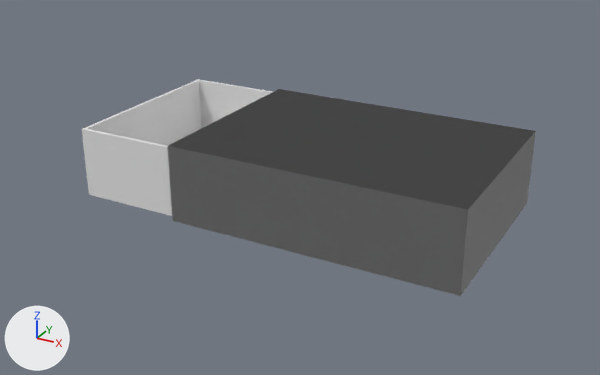
The glTF model models/MatchBox.glb as it was, and as the next commit left it.
The view is the same before and after, from a 50 mm camera at (0.054, -0.1172, 0.0609) aimed at (-0.0096, -0.0016, 0.0031). The lights are fixed; the arrows at lower left show +X, +Y and +Z. Where no turn or scale is listed for an object, it has been applied to the vertices. Vertices at the same position are counted once.

Objects in the first picture: 'Matchbox.Inner', 'Matchbox.Outer'.
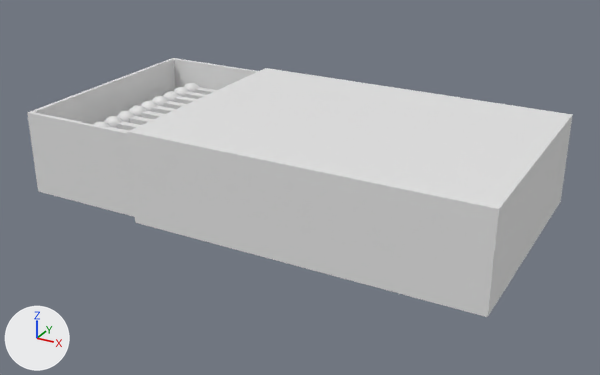
Diff of the bpy script that builds the scene:
```diff
--- a/models/MatchBox.glb.py
+++ b/models/MatchBox.glb.py
@@ me_cube_004 @@
 me_cube_004.from_pydata(...)  # 16 vertices, 28 faces; spans x -0.025..0.0243, y -0.0172..0.0172, z 0.0005..0.0129
 # used by ob_matchbox_inner; location = (-0.0187, 0.0, 0.0)
+# me_cube_004 part 1: the whole mesh is scaled about the mesh origin by 1.2
@@ me_cube_005 @@
 me_cube_005.from_pydata(...)  # 94 vertices, 180 faces; spans x -0.0195..0.0244, y -0.001..0.001, z 0.0226..0.0246
 # used by ob_match_stick; location = (-0.0208, 0.0154, -0.0207)
+# me_cube_005 part 2: a new loose piece, a box spanning x -0.0214..0.0289, y -0.0008..0.0007, z 0.0275..0.029
+# me_cube_005 part 3: a new loose piece, a UV sphere (12 segments, 8 rings, poles along z) spanning x -0.0234..-0.0195, y -0.0015..0.0017, z 0.0267..0.0299
+# me_cube_005 part 4: a new loose piece, a box spanning x -0.0214..0.0289, y -0.0043..-0.0028, z 0.0275..0.029
+# me_cube_005 part 5: a new loose piece, a UV sphere (12 segments, 8 rings, poles along z) spanning x -0.0234..-0.0195, y -0.005..-0.0019, z 0.0267..0.0299
+# me_cube_005 part 6: a new loose piece, a box spanning x -0.0214..0.0289, y -0.0078..-0.0063, z 0.0275..0.029
+# me_cube_005 part 7: a new loose piece, a UV sphere (12 segments, 8 rings, poles along z) spanning x -0.0234..-0.0195, y -0.0086..-0.0054, z 0.0267..0.0299
+# me_cube_005 part 8: a new loose piece, a box spanning x -0.0214..0.0289, y -0.0113..-0.0098, z 0.0275..0.029
+# me_cube_005 part 9: a new loose piece, a UV sphere (12 segments, 8 rings, poles along z) spanning x -0.0234..-0.0195, y -0.0121..-0.0089, z 0.0267..0.0299
+# me_cube_005 part 10: a new loose piece, a box spanning x -0.0214..0.0289, y -0.0148..-0.0133, z 0.0275..0.029
+# me_cube_005 part 11: a new loose piece, a UV sphere (12 segments, 8 rings, poles along z) spanning x -0.0234..-0.0195, y -0.0156..-0.0124, z 0.0267..0.0299
+# me_cube_005 part 12: a new loose piece, a box spanning x -0.0214..0.0289, y -0.0183..-0.0168, z 0.0275..0.029
+# me_cube_005 part 13: a new loose piece, a UV sphere (12 segments, 8 rings, poles along z) spanning x -0.0234..-0.0195, y -0.0191..-0.0159, z 0.0267..0.0299
+# me_cube_005 part 14: a new loose piece, a box spanning x -0.0214..0.0289, y -0.0218..-0.0203, z 0.0275..0.029
+# me_cube_005 part 15: a new loose piece, a UV sphere (12 segments, 8 rings, poles along z) spanning x -0.0234..-0.0195, y -0.0226..-0.0194, z 0.0267..0.0299
+# me_cube_005 part 16: a new loose piece, a box spanning x -0.0214..0.0289, y -0.0253..-0.0238, z 0.0275..0.029
+# me_cube_005 part 17: a new loose piece, a UV sphere (12 segments, 8 rings, poles along z) spanning x -0.0234..-0.0195, y -0.0261..-0.0229, z 0.0267..0.0299
+# me_cube_005 part 18: a new loose piece, a UV sphere (12 segments, 8 rings, poles along z) spanning x -0.0234..-0.0195, y -0.0296..-0.0264, z 0.0267..0.0299
@@ me_cube_002 @@
 me_cube_002.from_pydata(...)  # 16 vertices, 28 faces; spans x -0.025..0.025, y -0.0178..0.0178, z 0.0..0.0134
 # used by ob_matchbox_outer; location = (0.0, 0.0, 0.0)
+# me_cube_002 part 19: the whole mesh is scaled about the mesh origin by 1.2
@@ ob_matchbox_inner @@
 ob_matchbox_inner = bpy.data.objects.new('Matchbox.Inner', me_cube_004)
-ob_matchbox_inner.location = (-0.0187, 0.0, 0.0)
+ob_matchbox_inner.location = (-0.0225, 0.0, 0.0)
```

What differs and where, as boxes (x1, y1, x2, y2) in the pictures (600 x 375 px):
'Matchbox.Outer', mesh rescaled (21% wider, 20% taller): before (168, 89, 536, 296); after (127, 68, 573, 317)
'Matchbox.Inner', mesh rescaled, moved (21% wider, 16% taller): before (82, 79, 272, 216); after (27, 58, 258, 217)
part 2 of me_cube_005, added: after (195, 87, 217, 95)
part 3 of me_cube_005, added: after (184, 83, 199, 93)
part 4 of me_cube_005, added: after (185, 92, 206, 99)
part 5 of me_cube_005, added: after (173, 87, 190, 97)
part 6 of me_cube_005, added: after (175, 96, 197, 104)
part 7 of me_cube_005, added: after (163, 91, 179, 102)
part 8 of me_cube_005, added: after (164, 101, 186, 109)
part 9 of me_cube_005, added: after (152, 96, 168, 107)
part 10 of me_cube_005, added: after (153, 106, 175, 114)
part 11 of me_cube_005, added: after (141, 101, 158, 112)
part 12 of me_cube_005, added: after (141, 111, 165, 120)
part 13 of me_cube_005, added: after (129, 106, 146, 117)
part 14 of me_cube_005, added: after (129, 116, 153, 125)
part 15 of me_cube_005, added: after (117, 111, 135, 123)
part 16 of me_cube_005, added: after (116, 121, 141, 131)
part 17 of me_cube_005, added: after (104, 116, 122, 128)
part 18 of me_cube_005, added: after (93, 121, 110, 128)
